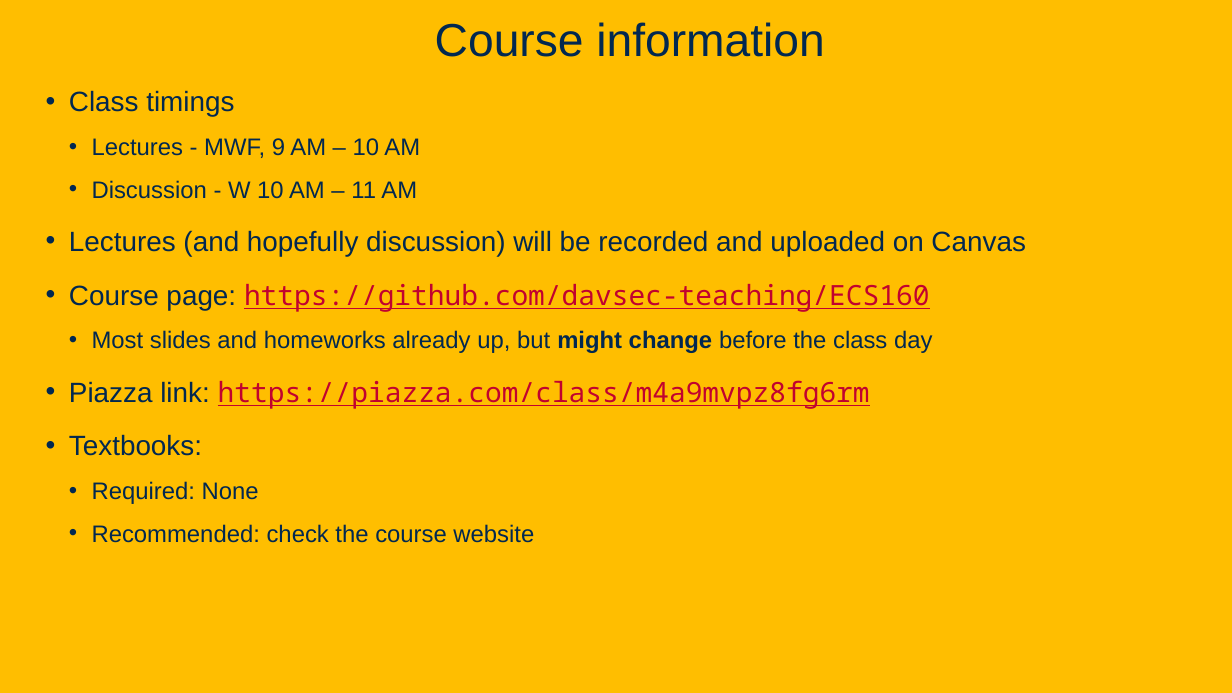
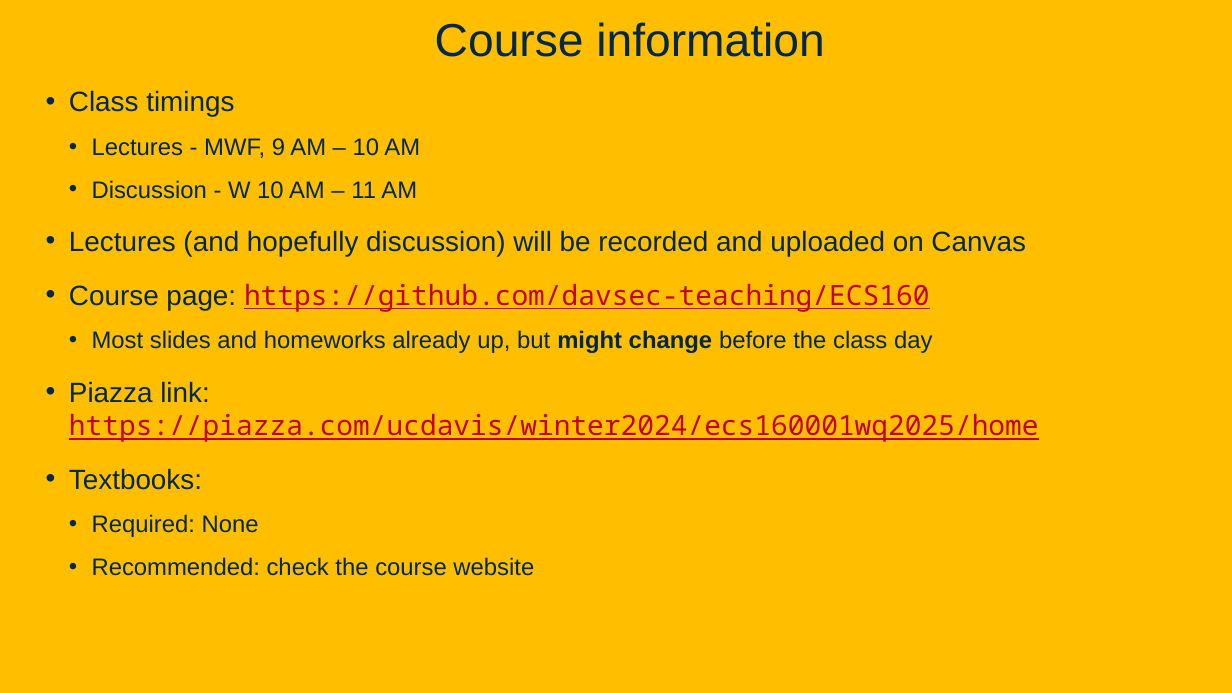
Before and after one commit to davsec-teaching/ECS160-Winter2025, a slide deck: slide 2 of slides/1_logistics_and_course_introduction.pptx. Drawn at 1232x693 pixels with LibreOffice and Linux fonts; fonts in the diff are those of the drawing; background and template pictures are left out. Boxes give left, top, right and bottom in pixels: in the first picture for what was removed or moved away, otherwise in the second. Text is boxed around its words. In the diff, an @@ line names an element or a change of style, - is before the commit and + after.

Commit message:
update piazza link

```diff
--- a/slides/1_logistics_and_course_introduction.pptx
+++ b/slides/1_logistics_and_course_introduction.pptx
@@ text at <box>69,381,1039,442</box>: text changed @@
-• Piazza link: https://piazza.com/class/m4a9mvpz8fg6rm
+• Piazza link: https://piazza.com/ucdavis/winter2024/ecs160001wq2025/home
```
